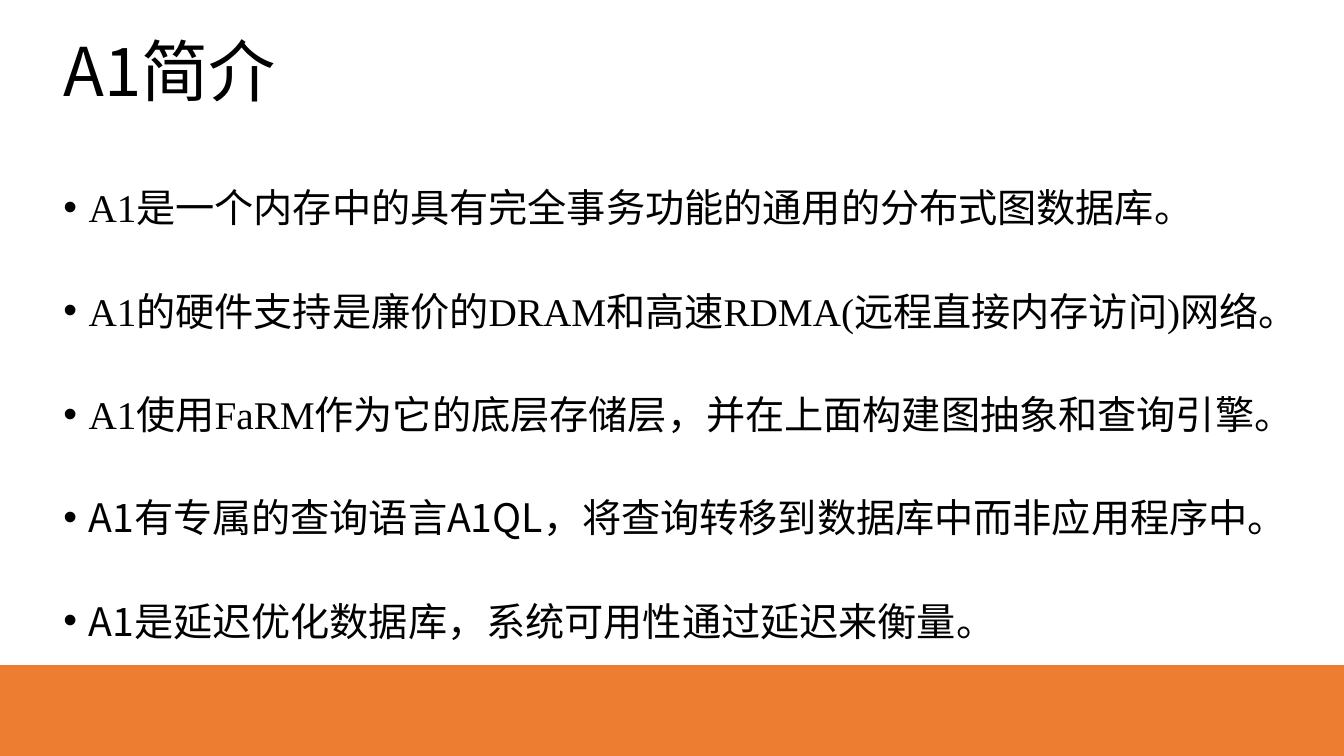
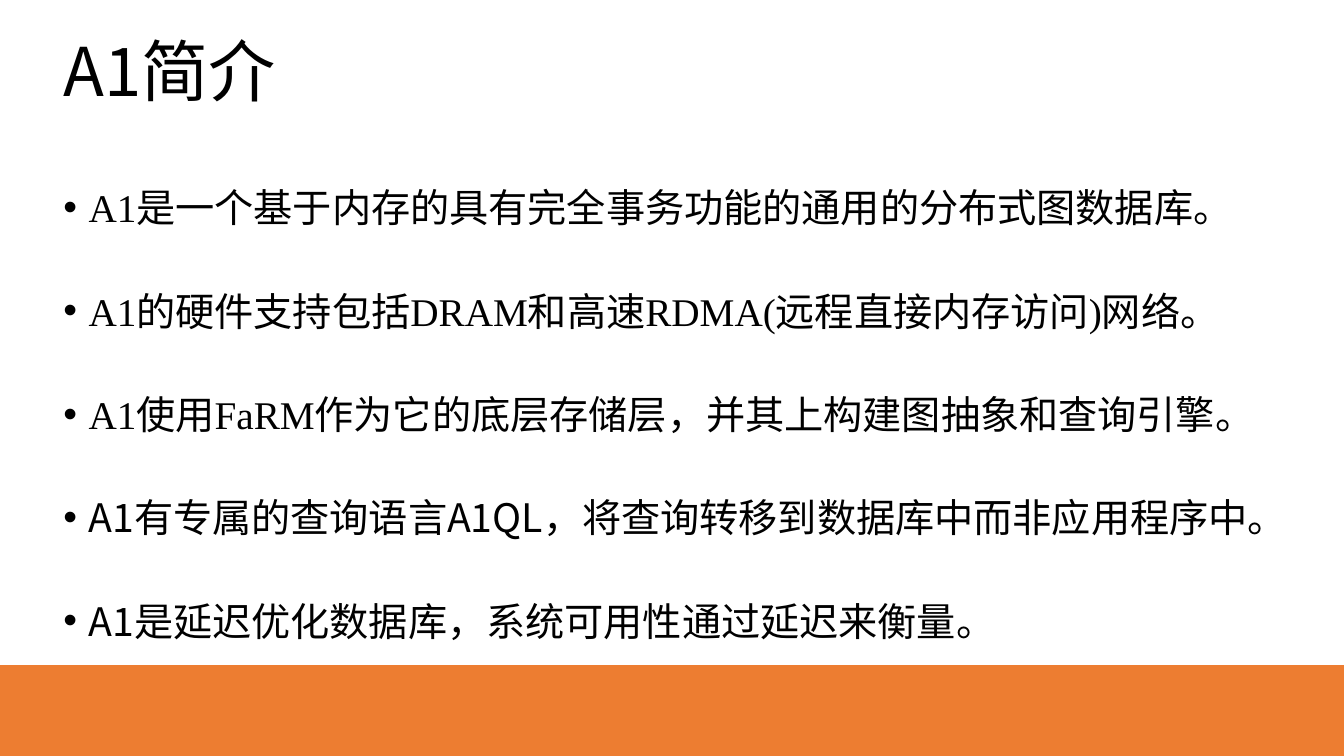
Before and after one commit to HEU-CS/new-database-Yeecoder, a slide deck: slide 2 of S320067135赵博文.pptx. Drawn at 1344x756 pixels with LibreOffice and Linux fonts; fonts in the diff are those of the drawing. Boxes give left, top, right and bottom in pixels: in the first picture for what was removed or moved away, otherwise in the second. Text is boxed around its words. In the diff, an @@ line names an element or a change of style, - is before the commit and + after.

```diff
--- a/S320067135赵博文.pptx
+++ b/S320067135赵博文.pptx
@@ text at (x1=89, y1=192, x2=1255, y2=433): text changed @@
-• A1是一个内存中的具有完全事务功能的通用的分布式图数据库。
-• A1的硬件支持是廉价的DRAM和高速RDMA(远程直接内存访问)网络。
-• A1使用FaRM作为它的底层存储层，并在上面构建图抽象和查询引擎。
+• A1是一个基于内存的具有完全事务功能的通用的分布式图数据库。
+• A1的硬件支持包括DRAM和高速RDMA(远程直接内存访问)网络。
+• A1使用FaRM作为它的底层存储层，并其上构建图抽象和查询引擎。
```
Also in this commit, not shown: 1 other slide changed, 1 other file.
